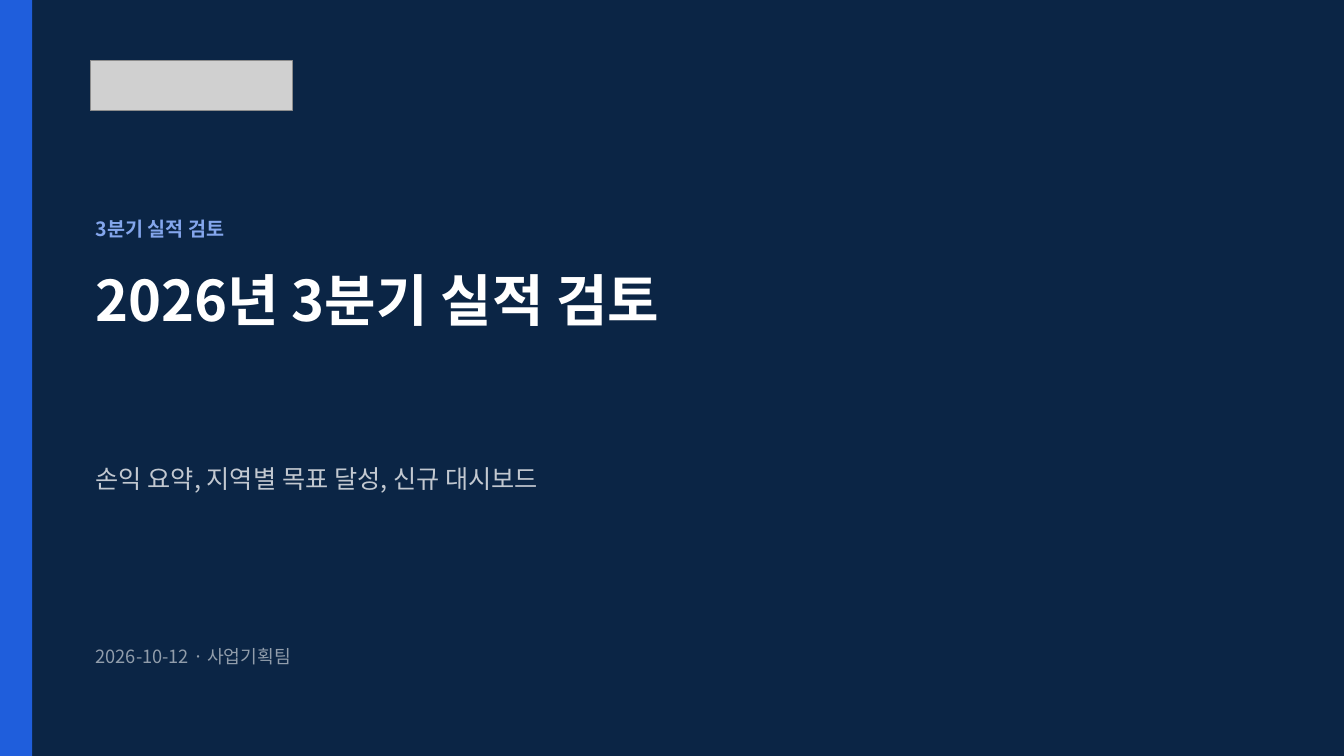
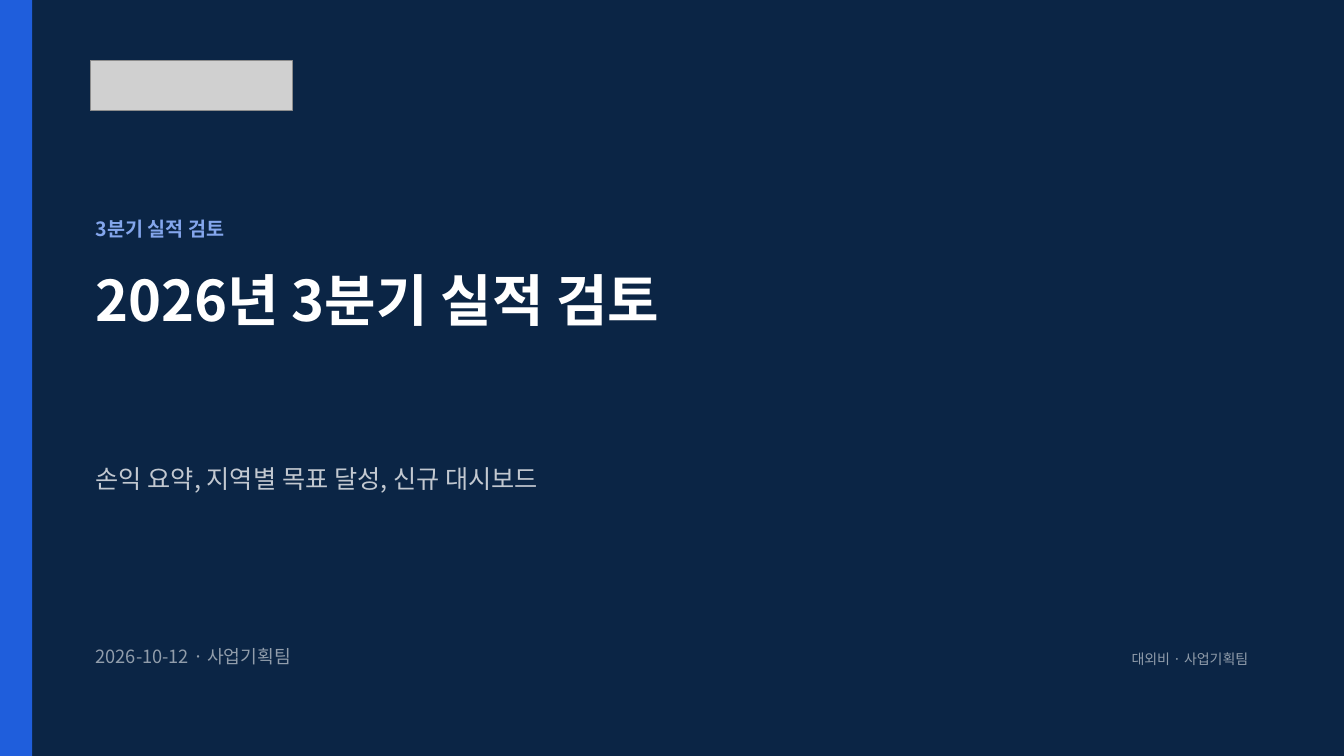
Before and after one commit to coindesktop/Awesome-PPT-SKILL, a slide deck: slide 1 of examples/quarterly-review/deck.pptx. Drawn at 1344x756 pixels with LibreOffice and Linux fonts; fonts in the diff are those of the drawing; grey boxes stand for pictures. Boxes give left, top, right and bottom in pixels: in the first picture for what was removed or moved away, otherwise in the second. Text is boxed around its words. In the diff, an @@ line names an element or a change of style, - is before the commit and + after.

```diff
--- a/examples/quarterly-review/deck.pptx
+++ b/examples/quarterly-review/deck.pptx
@@ text added at <box>1132,652,1248,665</box>, 10 pt, text #919DAB @@
+대외비 · 사업기획팀
```
Also in this commit, not shown: 2 other slides changed, 6 other files.
